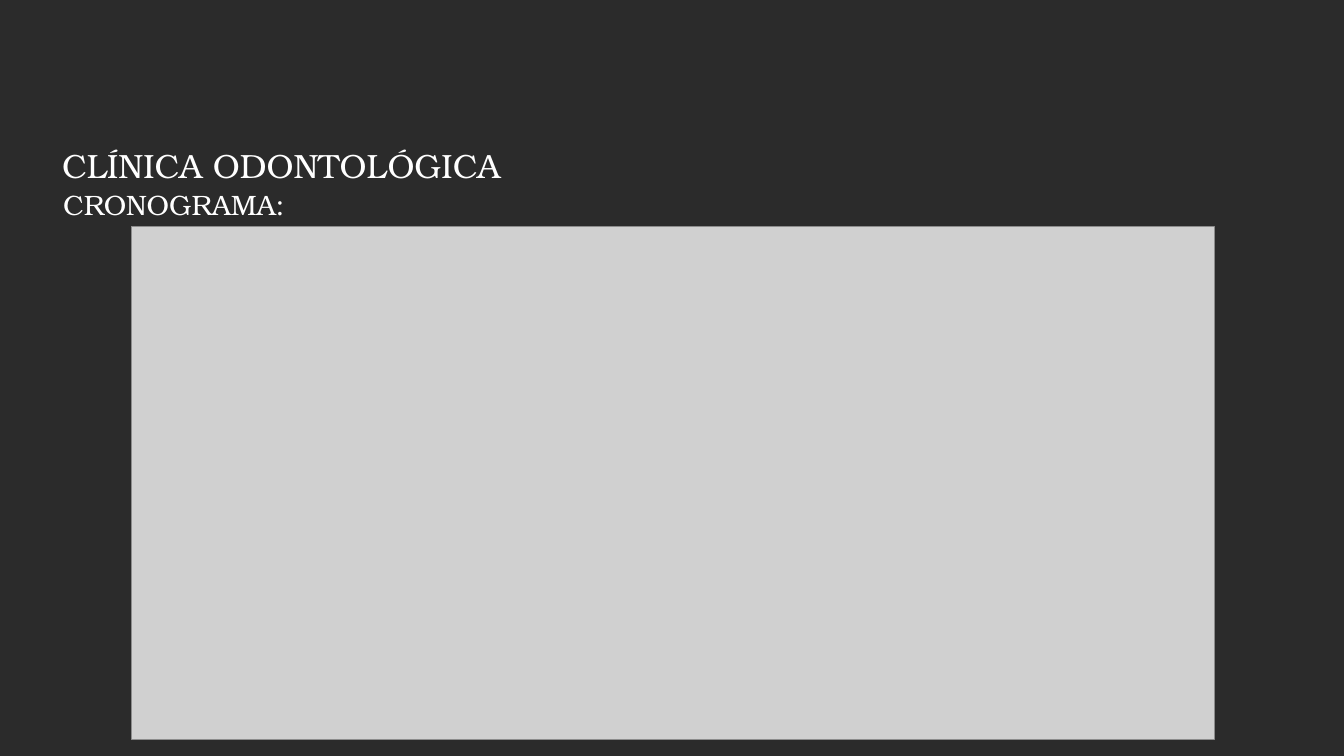
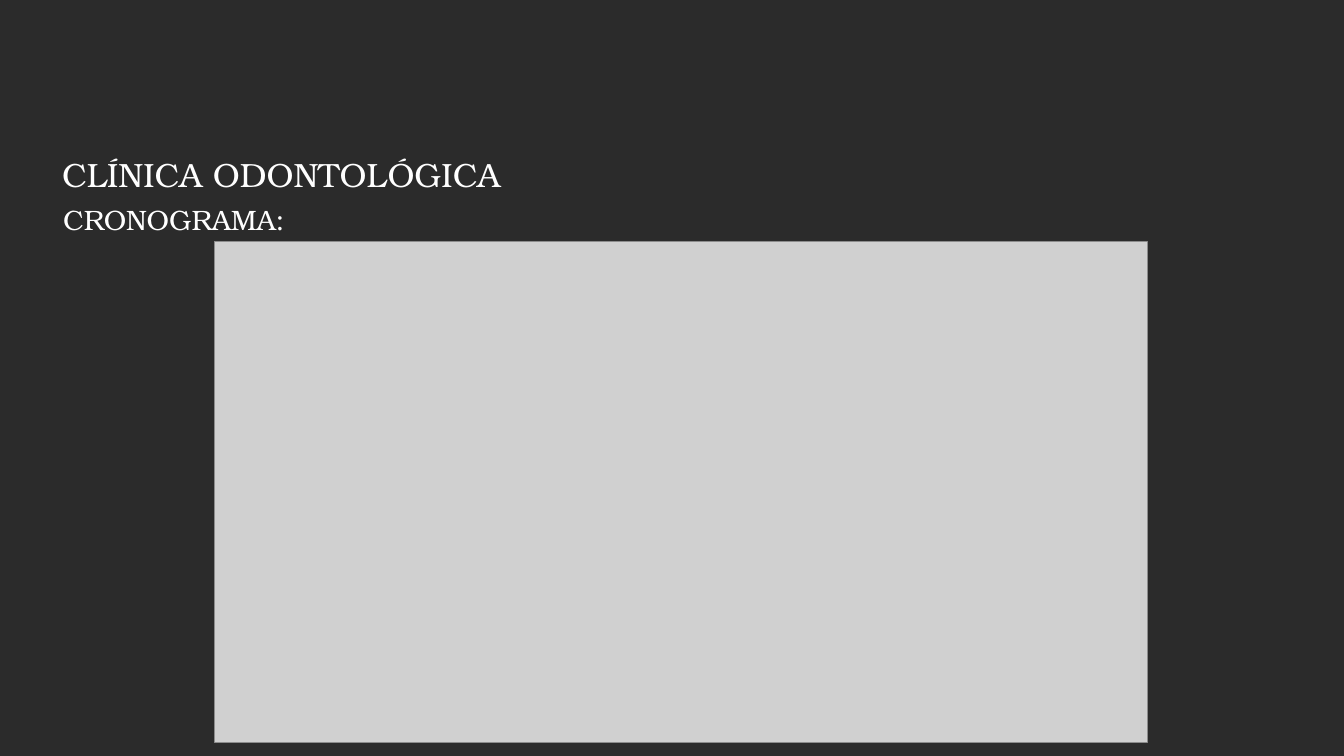
Before and after one commit to ondontoprojeto/Odontologico---Apresenta-o, a slide deck: slide 6 of Apresentação Projeto Odonto.pptx. Drawn at 1344x756 pixels with LibreOffice and Linux fonts; fonts in the diff are those of the drawing; grey boxes stand for pictures; background and template pictures are left out; a plain dark background stands for a picture behind light text. Boxes give left, top, right and bottom in pixels: in the first picture for what was removed or moved away, otherwise in the second. Text is boxed around its words. In the diff, an @@ line names an element or a change of style, - is before the commit and + after.

```diff
--- a/Apresentação Projeto Odonto.pptx
+++ b/Apresentação Projeto Odonto.pptx
@@ text "CLÍNICA ODONTOLÓGICA": place and size @@
-text "CLÍNICA ODONTOLÓGICA" at (62, 149, 500, 179)
+text "CLÍNICA ODONTOLÓGICA" at (62, 158, 500, 188)
@@ text "CRONOGRAMA:": place and size @@
-text "CRONOGRAMA:" at (63, 195, 285, 216)
+text "CRONOGRAMA:" at (63, 210, 285, 231)
@@ picture: place and size @@
-picture at (131, 227, 1215, 739)
+picture at (215, 241, 1147, 742)
```
Also in this commit, not shown: 2 other slides changed, 6 other files.
